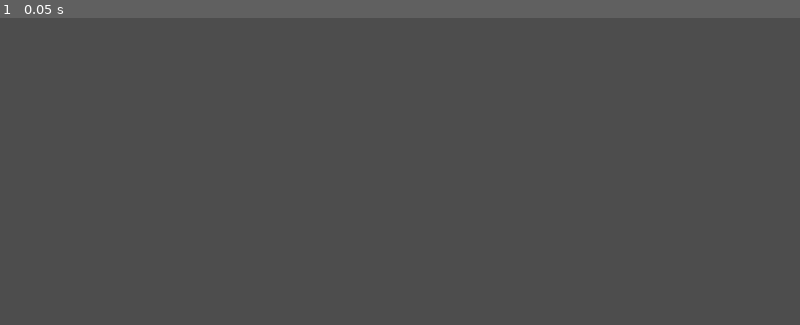
Above: before the commit, frame 1.
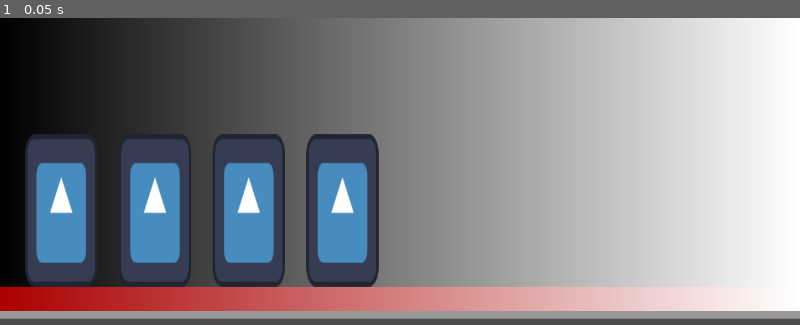
Above: after the commit, the same moment.

Repository: AbstractLayer/ComplexUnfortune
Game: Godot game, scene res://assets/main/game/game.tscn
Two runs of this game, one before a commit and one after it. Both use one fixed random seed, a clock stepped at 60 frames per second and the inputs below. Before the commit the project has no main scene; this scene is started directly in both runs. The engine's default icon, where the game draws it, is replaced by a stand-in: a white triangle on a blue panel in a dark square.
Inputs:
- Up to frame 1 (0.05 s): no input

The runs differ from the first frame. In frame 1, 81% of the frame differs, in the area x 0-100%, y 0-99%.

Commit message:
game structure

Diff:
--- a/assets/main/game/game.tscn
+++ b/assets/main/game/game.tscn
@@ -1,20 +1,121 @@
-[gd_scene format=3 uid="uid://bsba3jvrrl06d"]
+[gd_scene load_steps=13 format=3 uid="uid://bsba3jvrrl06d"]
+
+[ext_resource type="Script" uid="uid://c5nfmduca57rb" path="res://src/game/fight_action.gd" id="1_6i0xe"]
+[ext_resource type="Script" uid="uid://d3cjpjst67dd3" path="res://src/game/HUD/hud.gd" id="1_irurx"]
+[ext_resource type="Texture2D" uid="uid://c0o8lpyl4wp05" path="res://icon.svg" id="2_0s14g"]
+
+[sub_resource type="Gradient" id="Gradient_u37dj"]
+
+[sub_resource type="GradientTexture1D" id="GradientTexture1D_wln20"]
+gradient = SubResource("Gradient_u37dj")
+
+[sub_resource type="Gradient" id="Gradient_ymv0f"]
+colors = PackedColorArray(0.670588, 0, 0, 1, 1, 1, 1, 1)
+
+[sub_resource type="GradientTexture1D" id="GradientTexture1D_2287u"]
+gradient = SubResource("Gradient_ymv0f")
+
+[sub_resource type="RectangleShape2D" id="RectangleShape2D_6i0xe"]
+size = Vector2(116, 244)
+
+[sub_resource type="RectangleShape2D" id="RectangleShape2D_0s14g"]
+size = Vector2(116, 244)
+
+[sub_resource type="RectangleShape2D" id="RectangleShape2D_u37dj"]
+size = Vector2(116, 244)
+
+[sub_resource type="RectangleShape2D" id="RectangleShape2D_wln20"]
+size = Vector2(116, 244)
+
+[sub_resource type="StyleBoxFlat" id="StyleBoxFlat_sri2h"]
 
 [node name="Game" type="Node2D"]
 
-[node name="Canvas" type="CanvasLayer" parent="."]
+[node name="FightAction" type="Node2D" parent="."]
+script = ExtResource("1_6i0xe")
 
-[node name="UI" type="SplitContainer" parent="Canvas"]
+[node name="BackGround" type="Node2D" parent="FightAction"]
+
+[node name="BackGroundSprite" type="Sprite2D" parent="FightAction/BackGround"]
+position = Vector2(640, 234.25)
+scale = Vector2(5, 469.5)
+texture = SubResource("GradientTexture1D_wln20")
+
+[node name="GroundSprite" type="Sprite2D" parent="FightAction/BackGround"]
+position = Vector2(640, 449.5)
+scale = Vector2(5, 39)
+texture = SubResource("GradientTexture1D_2287u")
+
+[node name="Allies" type="Node2D" parent="FightAction"]
+
+[node name="Allied4" type="Area2D" parent="FightAction/Allies"]
+
+[node name="Sprite" type="Sprite2D" parent="FightAction/Allies/Allied4"]
+position = Vector2(98, 308)
+scale = Vector2(0.9, 1.9)
+texture = ExtResource("2_0s14g")
+
+[node name="CollisionShape2D" type="CollisionShape2D" parent="FightAction/Allies/Allied4"]
+position = Vector2(98, 308)
+shape = SubResource("RectangleShape2D_6i0xe")
+
+[node name="Allied3" type="Area2D" parent="FightAction/Allies"]
+
+[node name="Sprite" type="Sprite2D" parent="FightAction/Allies/Allied3"]
+position = Vector2(248, 308)
+scale = Vector2(0.9, 1.9)
+texture = ExtResource("2_0s14g")
+
+[node name="CollisionShape2D" type="CollisionShape2D" parent="FightAction/Allies/Allied3"]
+position = Vector2(248, 308)
+shape = SubResource("RectangleShape2D_0s14g")
+
+[node name="Allied2" type="Area2D" parent="FightAction/Allies"]
+
+[node name="Sprite" type="Sprite2D" parent="FightAction/Allies/Allied2"]
+position = Vector2(398, 308)
+scale = Vector2(0.9, 1.9)
+texture = ExtResource("2_0s14g")
+
+[node name="CollisionShape2D" type="CollisionShape2D" parent="FightAction/Allies/Allied2"]
+position = Vector2(398, 308)
+shape = SubResource("RectangleShape2D_u37dj")
+
+[node name="Allied1" type="Area2D" parent="FightAction/Allies"]
+position = Vector2(548, 308)
+
+[node name="Sprite" type="Sprite2D" parent="FightAction/Allies/Allied1"]
+scale = Vector2(0.9, 1.9)
+texture = ExtResource("2_0s14g")
+
+[node name="CollisionShape2D" type="CollisionShape2D" parent="FightAction/Allies/Allied1"]
+shape = SubResource("RectangleShape2D_wln20")
+
+[node name="CanvasLayer" type="CanvasLayer" parent="."]
+
+[node name="Split" type="SplitContainer" parent="CanvasLayer"]
 anchors_preset = 15
 anchor_right = 1.0
 anchor_bottom = 1.0
 grow_horizontal = 2
 grow_vertical = 2
-split_offset = 460
+mouse_filter = 2
+theme_override_styles/split_bar_background = SubResource("StyleBoxFlat_sri2h")
+split_offset = 115
 vertical = true
+script = ExtResource("1_irurx")
+metadata/_edit_lock_ = true
 
-[node name="Game" type="MarginContainer" parent="Canvas/UI"]
+[node name="UI" type="MarginContainer" parent="CanvasLayer/Split"]
 layout_mode = 2
+size_flags_vertical = 3
+metadata/_edit_lock_ = true
 
-[node name="Status" type="MarginContainer" parent="Canvas/UI"]
+[node name="HUD" type="MarginContainer" parent="CanvasLayer/Split"]
 layout_mode = 2
+size_flags_vertical = 3
+metadata/_edit_lock_ = true
+
+[connection signal="input_event" from="FightAction/Allies/Allied1" to="FightAction" method="_on_allied_1_input_event"]
+[connection signal="mouse_entered" from="CanvasLayer/Split/UI" to="CanvasLayer/Split" method="_on_game_mouse_entered"]
+[connection signal="mouse_entered" from="CanvasLayer/Split/HUD" to="CanvasLayer/Split" method="_on_status_mouse_entered"]
--- a/project.godot
+++ b/project.godot
@@ -12,6 +12,7 @@
 
 config/name="ComplexUnfortune"
 config/version="0.0001"
+run/main_scene="uid://bsba3jvrrl06d"
 config/features=PackedStringArray("4.4", "GL Compatibility")
 boot_splash/bg_color=Color(0, 0, 0, 0)
 boot_splash/show_image=false
--- /dev/null
+++ b/src/game/HUD/hud.gd
@@ -0,0 +1,8 @@
+extends SplitContainer
+
+
+func _on_game_mouse_entered() -> void:
+	print("game")
+
+func _on_status_mouse_entered() -> void:
+	print("status")
--- /dev/null
+++ b/src/game/fight_action.gd
@@ -0,0 +1,11 @@
+extends Node2D
+
+var handle: bool = false
+
+func _physics_process(delta: float) -> void:
+	if handle == true:
+		$Allies/Allied1.position = get_global_mouse_position()
+
+func _on_allied_1_input_event(viewport: Node, event: InputEvent, shape_idx: int) -> void:
+	if event is InputEventMouseButton and not handle:
+		handle = true
Not shown, added: src/game/HUD/hud.gd.uid
Not shown, added: src/game/fight_action.gd.uid
